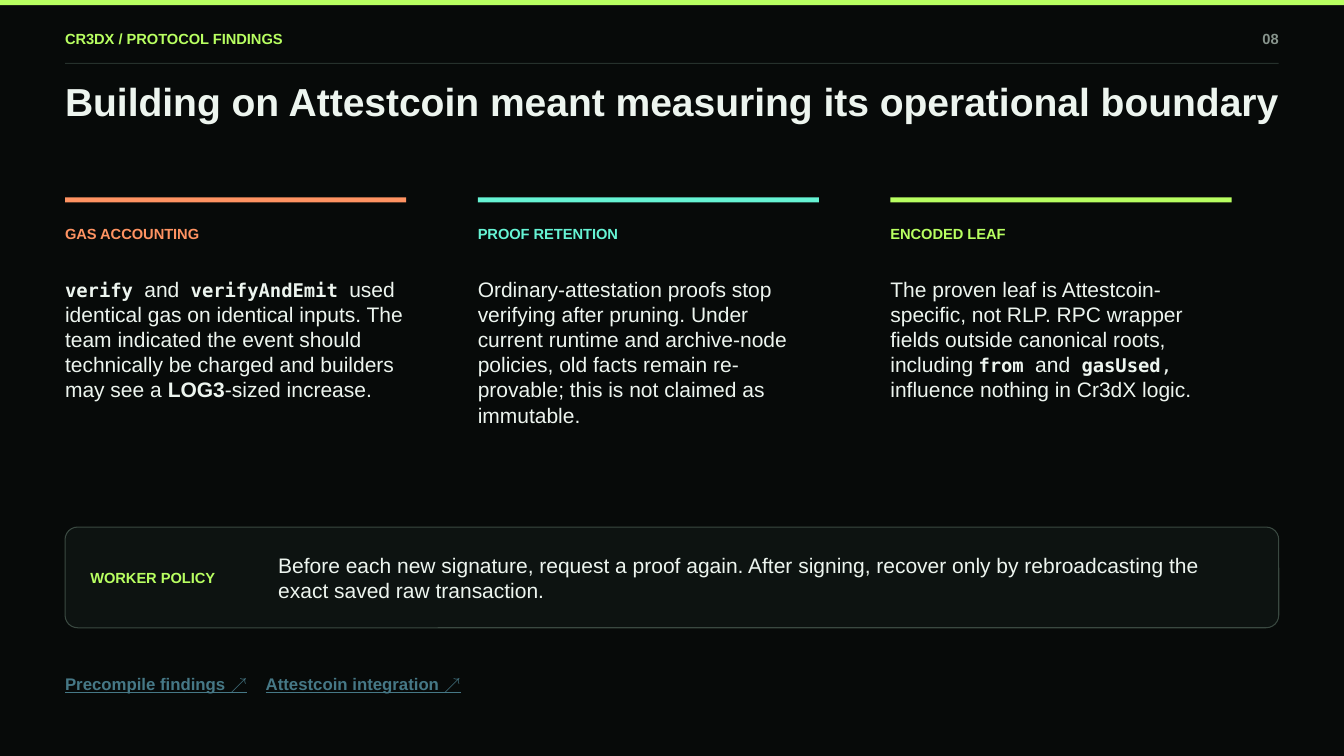
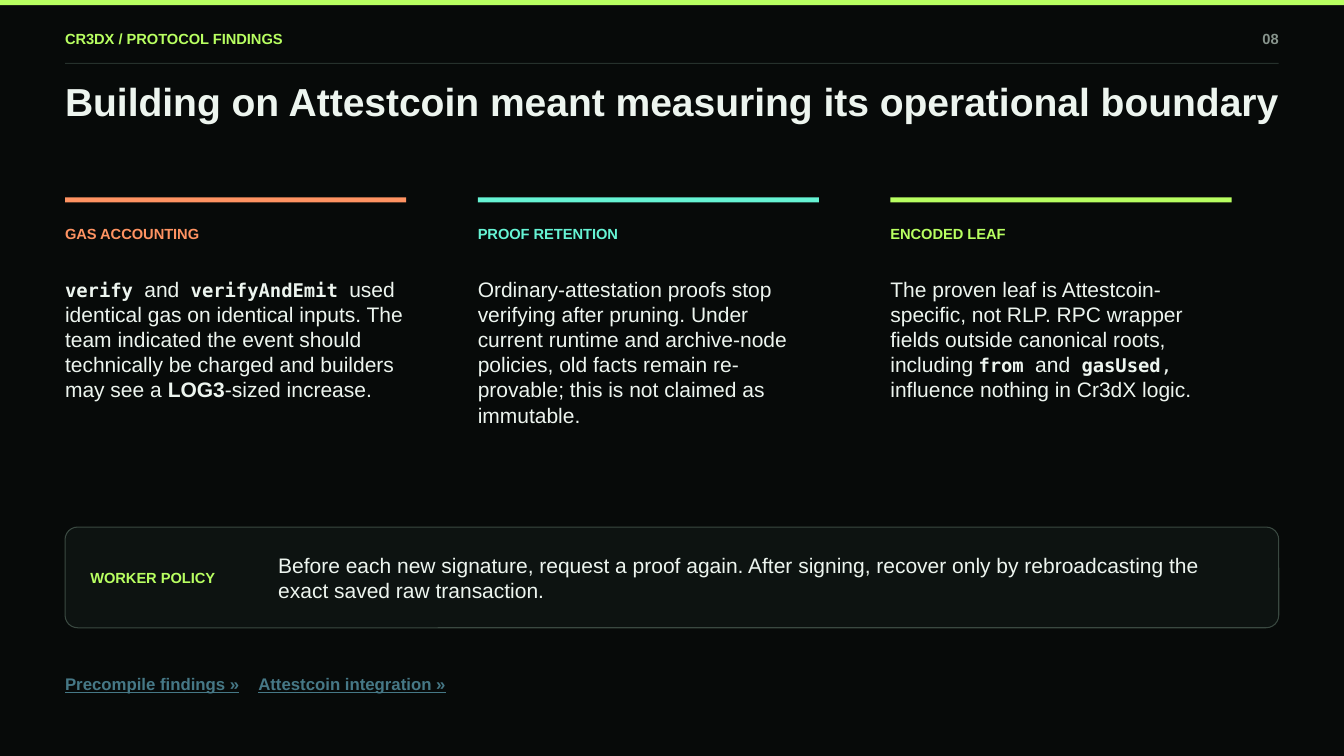
Before and after one commit to Vastargazing/Cr3dX, a slide deck: slide 8 of assets/Cr3dX_RWA_Deck_v1.pptx. Drawn at 1344x756 pixels with LibreOffice and Linux fonts; fonts in the diff are those of the drawing. Boxes give left, top, right and bottom in pixels: in the first picture for what was removed or moved away, otherwise in the second. Text is boxed around its words. In the diff, an @@ line names an element or a change of style, - is before the commit and + after.

```diff
--- a/assets/Cr3dX_RWA_Deck_v1.pptx
+++ b/assets/Cr3dX_RWA_Deck_v1.pptx
@@ text at <box>65,678,432,694</box>: text changed @@
-Precompile findings ↗ Attestcoin integration ↗
+Precompile findings » Attestcoin integration »
```
Also in this commit, not shown: 5 other slides changed, 3 other files.
